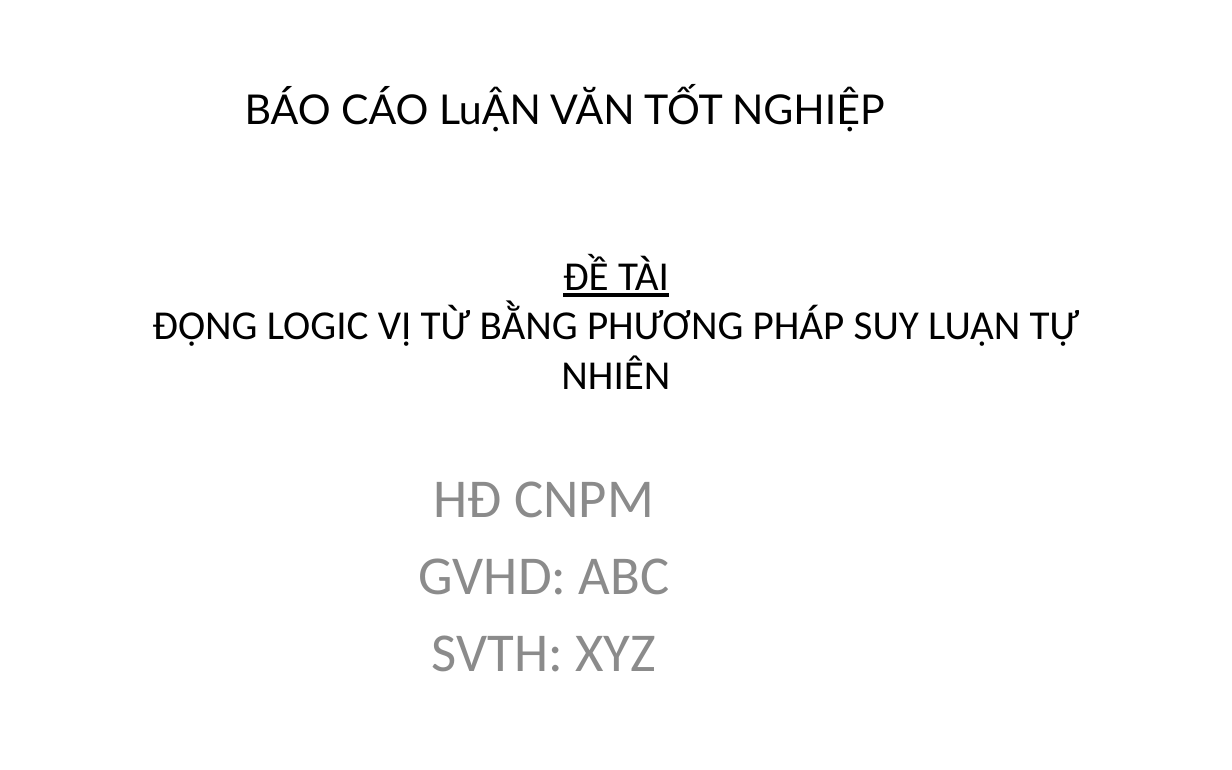
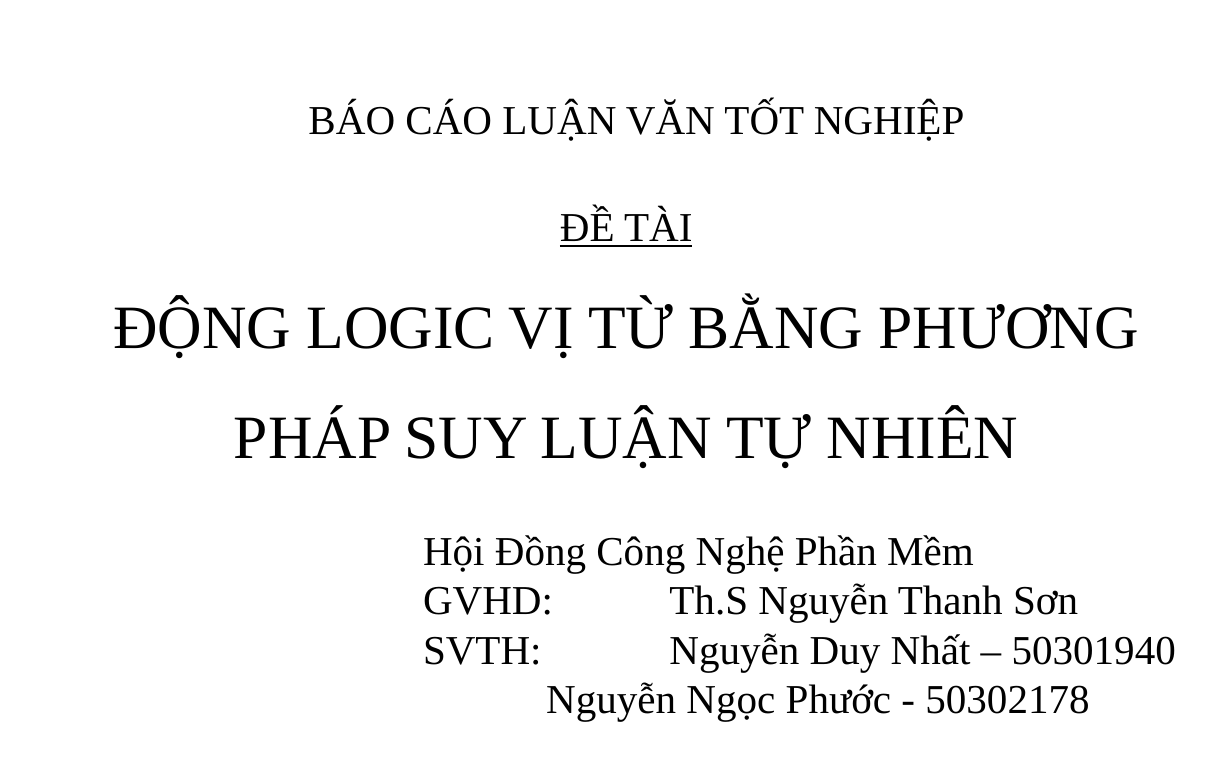
Before and after one commit to giang-rocker/logic, a slide deck: slide 1 of Report/SUY LUẬN TỰ NHIÊN.pptx. Drawn at 1232x770 pixels with LibreOffice and Linux fonts; fonts in the diff are those of the drawing. Boxes give left, top, right and bottom in pixels: in the first picture for what was removed or moved away, otherwise in the second. Text is boxed around its words. In the diff, an @@ line names an element or a change of style, - is before the commit and + after.

```diff
--- a/Report/SUY LUẬN TỰ NHIÊN.pptx
+++ b/Report/SUY LUẬN TỰ NHIÊN.pptx
@@ text at bbox=[308, 102, 965, 141]: text changed; font Lato to Times New Roman @@
-BÁO CÁO LuẬN VĂN TỐT NGHIỆP
+BÁO CÁO LUẬN VĂN TỐT NGHIỆP
@@ title "ĐỀ TÀI ĐỘNG LOGIC VỊ ...": place and size @@
-title "ĐỀ TÀI ĐỘNG LOGIC VỊ ..." at bbox=[152, 256, 1080, 389]
+title "ĐỀ TÀI ĐỘNG LOGIC VỊ ..." at bbox=[113, 209, 1139, 468]
@@ title "ĐỀ TÀI ĐỘNG LOGIC VỊ ..." at bbox=[113, 209, 1139, 468]: size 24 to 36 pt in "ĐỘNG LOGIC VỊ TỪ BẰNG PHƯƠNG PHÁP ..."; font Calibri to Times New Roman; line spacing 1 to 1.5 @@
@@ subtitle at bbox=[423, 535, 1176, 721]: text changed; size 32 to 24 pt; font Calibri to Times New Roman; text colour #8C8C8C to #000000 @@
-HĐ CNPM
-GVHD: ABC
-SVTH: XYZ
+Hội Đồng Công Nghệ Phần Mềm
+GVHD: Th.S Nguyễn Thanh Sơn
+SVTH: Nguyễn Duy Nhất – 50301940
+Nguyễn Ngọc Phước - 50302178
```
Also in this commit, not shown: 22 other slides changed, 2 slides added.
